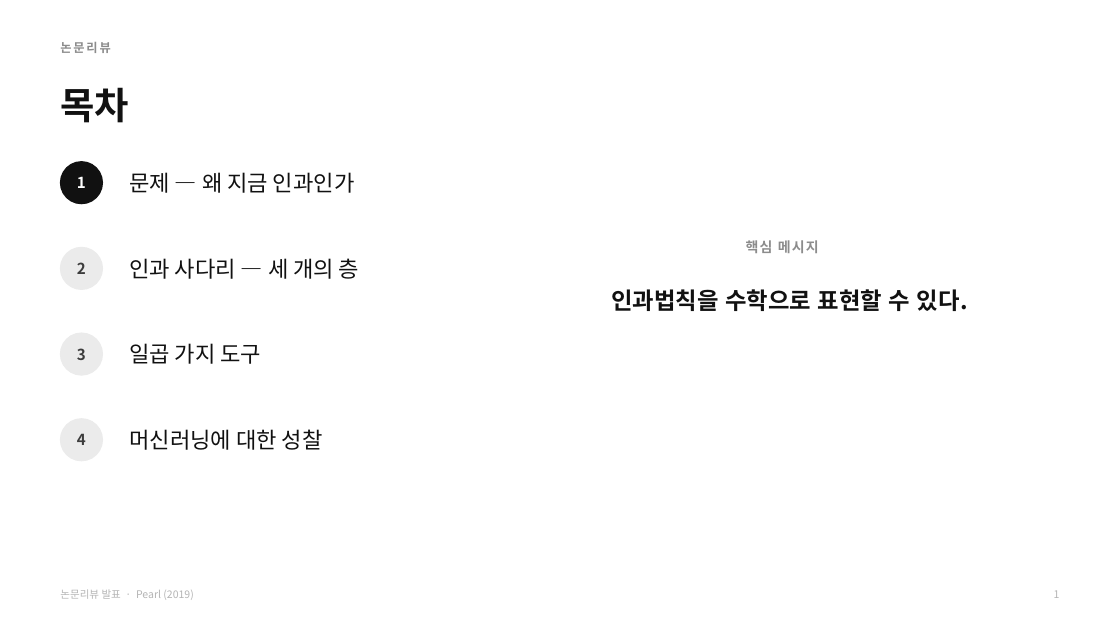
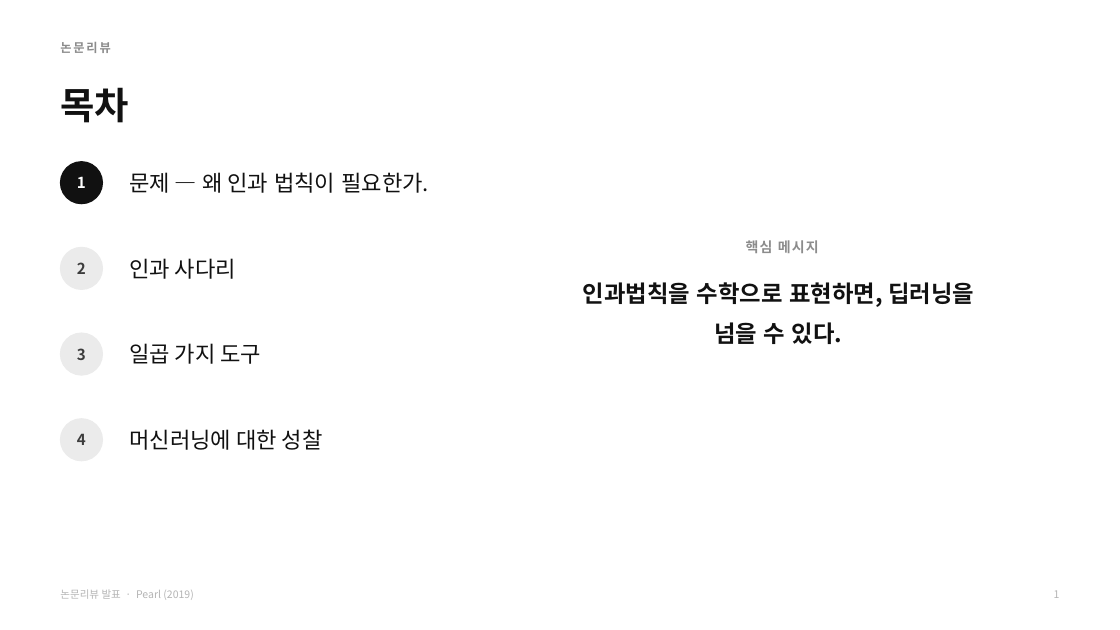
Before and after one commit to HUFS-DAT/dat-datasets, a slide deck: slide 2 of submissions/8기/CREDIT/Credit_논문리뷰.pptx. Drawn at 1120x630 pixels with LibreOffice and Linux fonts; fonts in the diff are those of the drawing. Boxes give left, top, right and bottom in pixels: in the first picture for what was removed or moved away, otherwise in the second. Text is boxed around its words. In the diff, an @@ line names an element or a change of style, - is before the commit and + after.

```diff
--- a/submissions/8기/CREDIT/Credit_논문리뷰.pptx
+++ b/submissions/8기/CREDIT/Credit_논문리뷰.pptx
@@ text at (x1=129, y1=172, x2=429, y2=193): text changed @@
-문제 — 왜 지금 인과인가
+문제 — 왜 인과 법칙이 필요한가.
@@ text at (x1=129, y1=258, x2=236, y2=279): text changed @@
-인과 사다리 — 세 개의 층
+인과 사다리
@@ text at (x1=583, y1=282, x2=974, y2=344): text changed @@
-인과법칙을 수학으로 표현할 수 있다.
+인과법칙을 수학으로 표현하면, 딥러닝을 넘을 수 있다.
```
Also in this commit, not shown: 8 other slides changed, 2 slides added, 5 slides removed.
